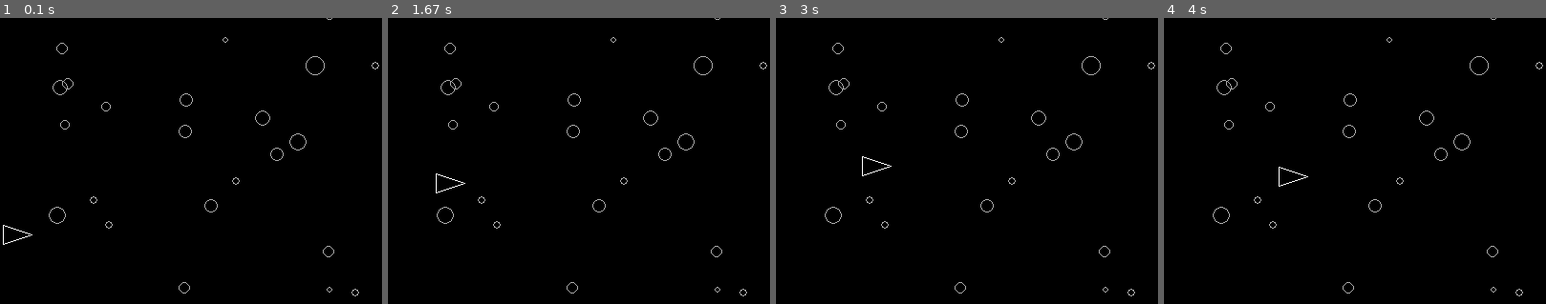
Above: before the commit, frames 1-4 (left to right).
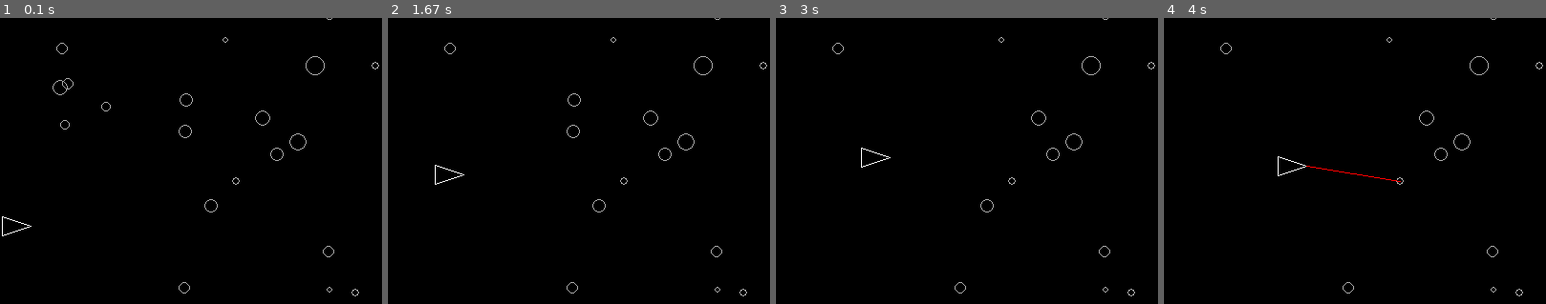
Above: after the commit, the same moments.

Repository: ilvrak/asteroid-blaster
Game: pygame game, started from asteroid-blaster-oop.py
The game is run twice, just before and just after one commit, with the same random seed, the same clock (stepped at 60 frames per second) and the same inputs.
Inputs:
- Up to frame 1 (0.1 s): no input
- Up to frame 2 (1.67 s): no input
- Up to frame 3 (3 s): no input
- Up to frame 4 (4 s): no input
The pictures show only the part of the screen within x 0-50%, y 13-63%; the shares and areas given below are measured in that part.

The runs differ from the first frame. In frame 1, 0.2% of the frame differs, in the area x 0-30%, y 62-80%; in frame 2, 0.3%; in frame 3, 0.4%; in frame 4, 0.5%, in the area x 12-62%, y 21-74%.

Commit message:
shooting asteroids

Diff:
--- a/asteroid-blaster-oop.py
+++ b/asteroid-blaster-oop.py
@@ -19,29 +19,32 @@
         self.x = 0
         self.y = HEIGHT // 2
         self.move_increment = 1
+        self.armor = 1
         self.battery = Battery()
         self.laser = Laser()
 
     def update(self):
         self.x += self.move_increment
         self.y = HEIGHT // 2 - math.sin(math.radians(self.x)) * HEIGHT // 8
-        self.middle_y = self.y + self.width // 2
-        self.nose = (self.x + self.length, self.middle_y)
-        self.back = (self.x, self.middle_y)
-        self.left_wing = (self.x, self.y)
-        self.right_wing = (self.x, self.y + self.width)
-
-    def update_systems(self):
-        self.battery.update(self.back, self.nose)
-        self.laser.update()
-
-    def draw(self):
-        points = [
+        self.back = (self.x, self.y)
+        self.nose = (self.x + self.length, self.y)
+        self.left_wing = (self.x, self.y - self.width // 2)
+        self.right_wing = (self.x, self.y + self.width // 2)
+        self.points = [
             self.left_wing,
             self.right_wing,
             self.nose
         ]
-        pg.draw.polygon(screen, 'white', points, 1)
+        pg.draw.polygon(screen, 'white', self.points, self.armor)
+
+    def update_systems(self):
+        self.battery.update(self.back, self.nose)
+
+    def shoot_laser(self):
+        self.laser.shoot()
+
+    def collide(self):
+        self.armor -= 1
 
 
 class Laser:
@@ -51,20 +54,15 @@
         self.energy_use = 10
         self.range = 100
 
-    def update(self):
-        pass
+    def scan(self, asteroids):
+        for asteroid in asteroids:
+            distance = math.hypot(asteroid.x - ship.nose[0], asteroid.y - ship.nose[1])
+            if distance < self.range:
+                self.shoot(asteroid)
 
-    def draw(self, ship):
-        ship_nose = (ship.x + ship.length, ship.y + ship.width // 2)
-        for asteroid in asteroids:
-            asteroid_x, asteroid_y, asteroid_radius = asteroid
-            distance = math.hypot(asteroid_x - ship.x, asteroid_y - ship.y)
-            if distance < 100:
-                if self.battery_fill == 1:
-                    pg.draw.line(screen, self.color, ship_nose, (asteroid_x, asteroid_y), self.width)
-                    asteroids.remove(asteroid)
-                    self.last_shot_time = pg.time.get_ticks()
-                    self.battery_fill = 0
+    def shoot(self, target):
+        pg.draw.line(screen, self.color, ship.nose, (target.x, target.y), self.width)
+        asteroids.remove(target)
 
 
 class Battery:
@@ -81,7 +79,7 @@
             self.battery_fill = (current_time - self.last_shot_time) / self.cooldown
 
     def draw(self):
-        pg.draw.line(screen, laser.color, ship.back, (self.x + self.fill * self.length, ship.middle_y))
+        pg.draw.line(screen, ship.laser.color, ship.back, (self.x + self.fill * ship.length, ship.y))
 
 
 class Asteroid:
@@ -124,35 +122,32 @@
 ship = Ship(20, 30)
 
 
-def draw_window():
-        # Очистка экрана
-        screen.fill('black')
+def draw_screen():
+    screen.fill('black')
 
-        # Отрисовка астероидов
-        for asteroid in asteroids:
-            asteroid.draw()
+    for asteroid in asteroids:
+        asteroid.draw()
 
-        # # Обновление и отрисовка корабля
-        ship.update()
-        ship.draw()
+    ship.update()
+    ship.laser.scan(asteroids)
 
-        # Обновление экрана
-        pg.display.flip()
-        clock.tick(FPS)
+    pg.display.flip()
 
 
 def main():
-    # Основной цикл программы
     running = True
     while running:
-        # Обработка событий
+        clock.tick(FPS)
+
         for event in pg.event.get():
             if event.type == pg.QUIT:
                 running = False
 
-        draw_window()
+        if ship.x > WIDTH:
+            running = False
 
-    # Завершение программы
+        draw_screen()
+
     pg.quit()
 
 if __name__ == "__main__":
